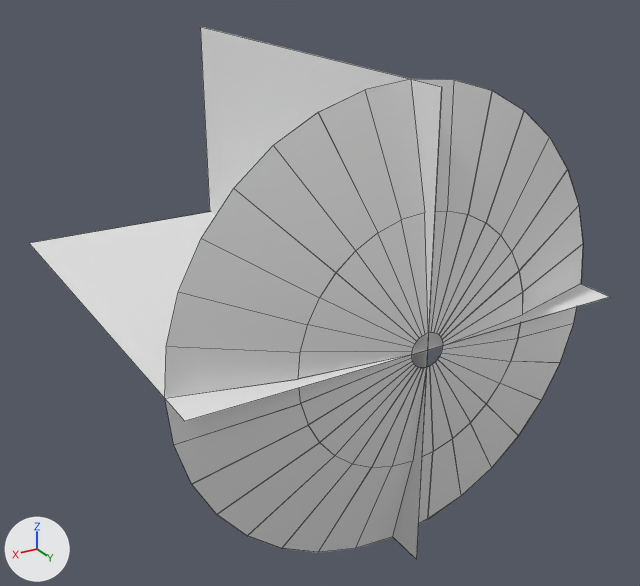
An edit to the Blender file Blender Files/MuzzleFlashGeo.blend, drawn before and after from the same camera.
The view is the same before and after, from a 50 mm lens placed at (1.92, 2.4, 1.54), pointed at (-0.06, -0.91, -0.11). The lights are fixed; the arrows at lower left show +X, +Y and +Z. Mesh edges are drawn as thin lines.

Script lines for the objects in view, before the commit:
```python
me_circle = bpy.data.meshes.new('Circle')
me_circle.from_pydata(...)  # 96 vertices, 64 faces; spans x -1.0..1.0, y -0.17..0.0, z -1.0..1.0
me_circle.polygons.foreach_set('use_smooth', [True] * 64)
me_plane = bpy.data.meshes.new('Plane')
me_plane.from_pydata([(-1.0, -2.0, 0.0), (1.0, -2.0, 0.0), (-1.0, 0.0, 0.0), (1.0, 0.0, 0.0), (0.0, -2.0, 1.0), (0.0, -2.0, -1.0), (0.0, 0.0, 1.0), (0.0, 0.0, -1.0)], [], [(0, 1, 3, 2), (4, 5, 7, 6)])
ob_muzzlecone = bpy.data.objects.new('MuzzleCone', me_circle)
ob_muzzlecone.location = (0.0, 0.0, 0.0)
_m = ob_muzzlecone.modifiers.new('Solidify', 'SOLIDIFY')
_m.thickness = 0.001
_m = ob_muzzlecone.modifiers.new('EdgeSplit', 'EDGE_SPLIT')
ob_muzzleplane = bpy.data.objects.new('MuzzlePlane', me_plane)
ob_muzzleplane.location = (0.0, 0.0, 0.0)
_m = ob_muzzleplane.modifiers.new('Solidify', 'SOLIDIFY')
_m.thickness = 0.001
```
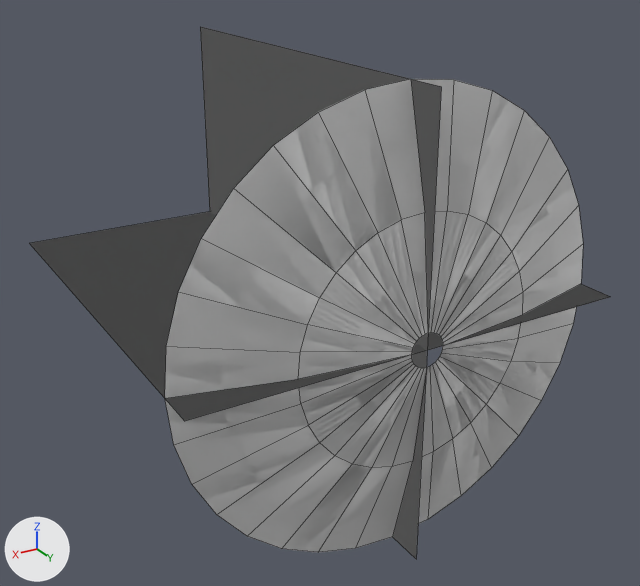
The edits, one by one:
Object 'MuzzleCone' (ob_muzzlecone) has a SOLIDIFY modifier named 'Solidify'.
On modifier 'Solidify' of object 'MuzzleCone' (ob_muzzlecone), thickness goes from 0.001 to 0.0.
Object 'MuzzlePlane' (ob_muzzleplane) has a SOLIDIFY modifier named 'Solidify'.
On modifier 'Solidify' of object 'MuzzlePlane' (ob_muzzleplane), thickness goes from 0.001 to 0.0.

What differs and where, as boxes (x1, y1, x2, y2) in the pictures (640 x 586 px):
'MuzzleCone', modifiers changed
    both: (165, 79, 583, 553)
'MuzzlePlane', modifiers changed
    before: (29, 26, 610, 559)
    after: (29, 27, 610, 559)
